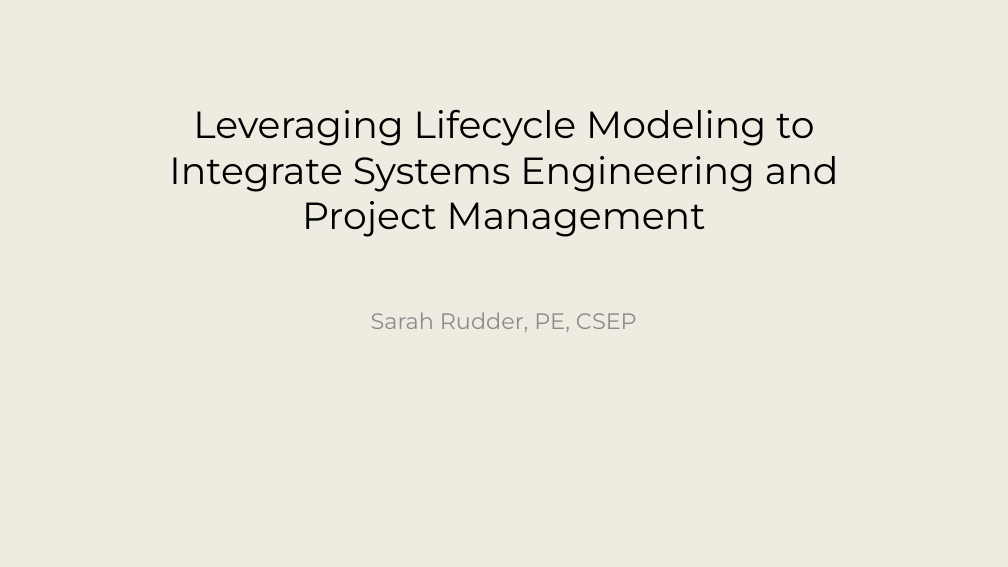
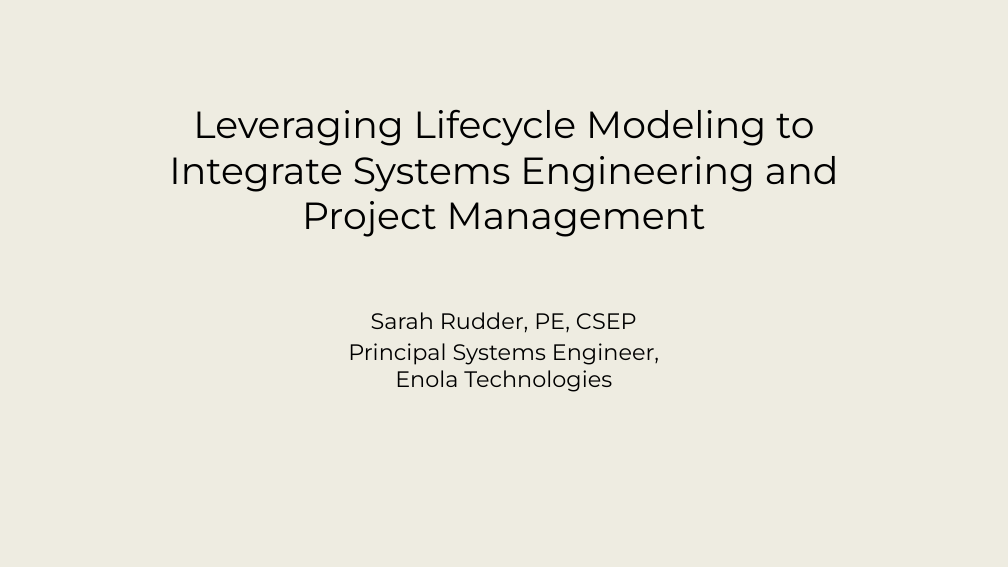
Before and after one commit to srudder16/Lifecycle_Modeling, a slide deck: slide 1 of 2025_WSRC/2026 WSRC Tutorial - 1.pptx. Drawn at 1008x567 pixels with LibreOffice and Linux fonts; fonts in the diff are those of the drawing; background and template pictures are left out. Boxes give left, top, right and bottom in pixels: in the first picture for what was removed or moved away, otherwise in the second. Text is boxed around its words. In the diff, an @@ line names an element or a change of style, - is before the commit and + after.

```diff
--- a/2025_WSRC/2026 WSRC Tutorial - 1.pptx
+++ b/2025_WSRC/2026 WSRC Tutorial - 1.pptx
@@ subtitle at box(371, 312, 637, 333): text colour #8C8C8C to #000000 in "Sarah Rudder, PE, CSEP" @@
@@ subtitle at box(348, 343, 659, 392): paragraph added @@
+Principal Systems Engineer, Enola Technologies
```
Also in this commit, not shown: 10 other slides changed, 2 slides added, 6 slides removed, 3 other files.
